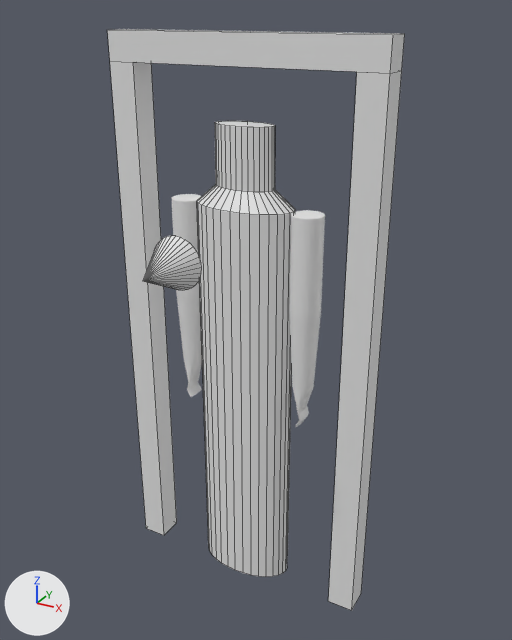
A saved change to the Blender file Shield.blend.
Rendered twice from a 50 mm camera at (1.183, -2.072, 2.166) aimed at (0.106, -0.115, 1.187). Lighting does not change. The marker at lower left points along +X, +Y and +Z. Mesh edges are drawn as thin lines on the coarser meshes.

Before the edit, the objects in view are built like this:
```python
me_cone = bpy.data.meshes.new('Cone')
me_cone.from_pydata(...)  # a 32-sided cone pointing to +z spanning x -1.0..1.0, y -1.0..1.0, z -1.0..1.0
me_cylinder_001 = bpy.data.meshes.new('Cylinder.001')
me_cylinder_001.from_pydata(...)  # 192 vertices, 162 faces; spans x -0.293..-0.183, y -0.055..0.055, z 0.754..1.547
me_cylinder_006 = bpy.data.meshes.new('Cylinder.006')
me_cylinder_006.from_pydata(...)  # 192 vertices, 162 faces; spans x -0.293..-0.183, y -0.055..0.055, z 0.754..1.547
ob_facing_direction = bpy.data.objects.new('Facing_Direction', me_cone)
ob_facing_direction.parent = ob_mannequin_body
ob_facing_direction.location = (0.0, -0.499, 1.465)
ob_facing_direction.rotation_euler = (1.571, 0.0, 0.0)  # degrees (90, 0, 0)
ob_facing_direction.scale = (0.086, 0.086, 0.086)
ob_mannequin_arm_left = bpy.data.objects.new('Mannequin_Arm_Left', me_cylinder_001)
ob_mannequin_arm_left.location = (0.0, 0.0, 0.0)
ob_mannequin_arm_left.rotation_euler = (0.0, 0.0, 3.142)  # degrees (0, 0, 180)
ob_mannequin_arm_right = bpy.data.objects.new('Mannequin_Arm_Right', me_cylinder_006)
ob_mannequin_arm_right.location = (0.0, 0.0, 0.0)
# also in view: 'Door_Frame_Right' at (-0.45, 0.0, 1.0); 'Mannequin_Body' at (0.0, 0.0, 0.92); 'Door_Frame_Top' at (0.0, 0.0, 2.05); 'Door_Frame_Left' at (0.45, 0.0, 1.0)
```
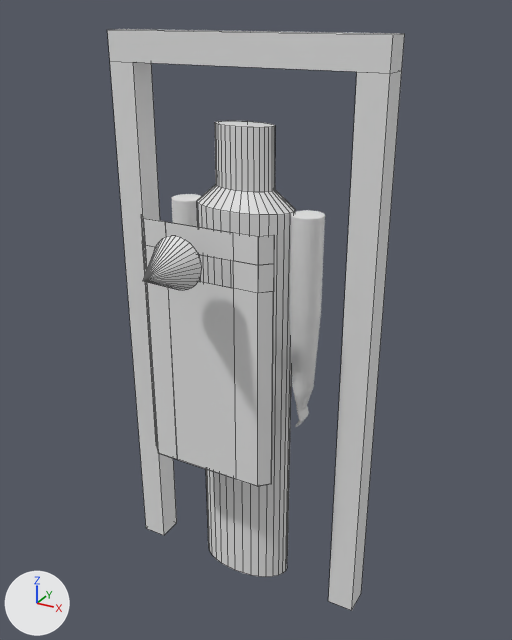
Boxes (x1, y1, x2, y2) around the edits, measured in the pictures (512 x 640 px):
'ReferenceAluminiumRiotShield', added: after (141, 215, 274, 487)
'Mannequin_Arm_Right', unchanged, covered by the edit: before (172, 194, 202, 397); after (172, 194, 201, 281)

The change, as a diff of the scene's bpy script:
```diff
--- a/Shield.blend.py
+++ b/Shield.blend.py
@@ me_cube_004 @@
+me_cube_004.from_pydata(...)  # 48 vertices, 48 faces; spans x -1.0..1.0, y -27.2..9.5, z -1.0..1.0
@@ ob_referencealuminiumriotshield @@
+ob_referencealuminiumriotshield = bpy.data.objects.new('ReferenceAluminiumRiotShield', me_cube_004)
+ob_referencealuminiumriotshield.location = (0.0, -0.267, 1.097)
+ob_referencealuminiumriotshield.scale = (0.25, 0.001, 0.45)
```
